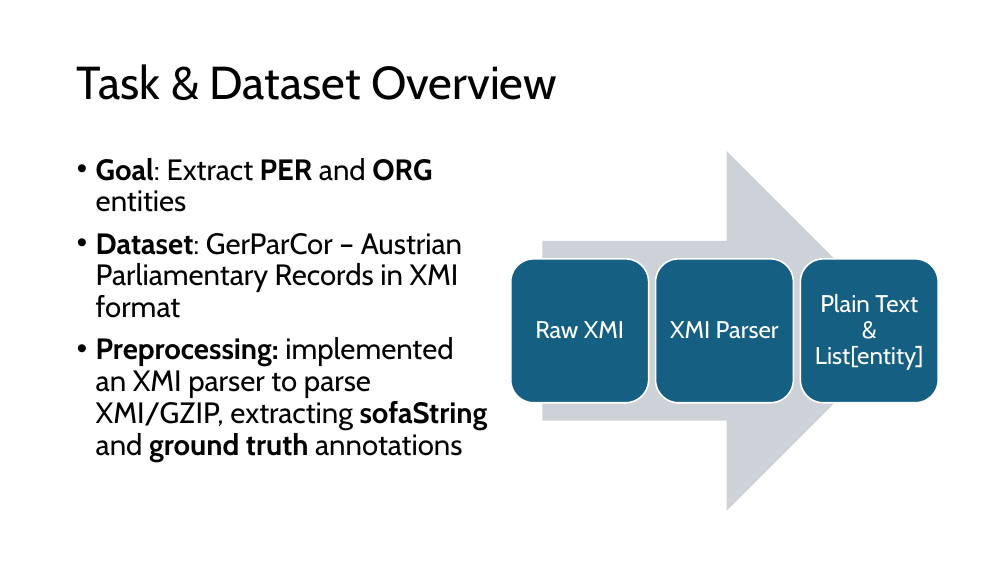
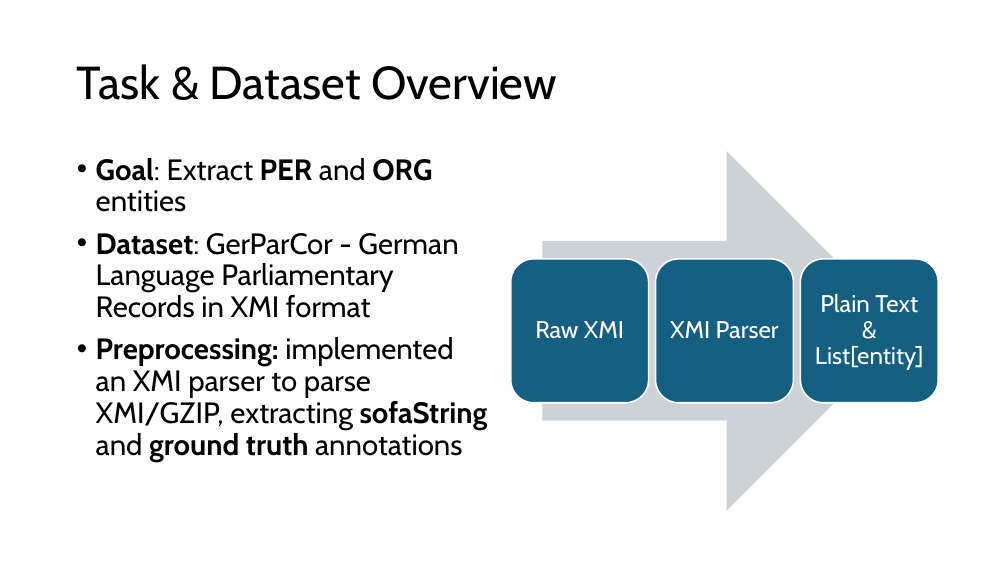
Before and after one commit to kiliankoeck/NLP, a slide deck: slide 2 of NLP-Group18.pptx. Drawn at 1008x567 pixels with LibreOffice and Linux fonts; fonts in the diff are those of the drawing. Boxes give left, top, right and bottom in pixels: in the first picture for what was removed or moved away, otherwise in the second. Text is boxed around its words. In the diff, an @@ line names an element or a change of style, - is before the commit and + after.

```diff
--- a/NLP-Group18.pptx
+++ b/NLP-Group18.pptx
@@ text at <box>96,233,458,318</box>: text changed @@
-• Dataset: GerParCor – Austrian Parliamentary Records in XMI format
+• Dataset: GerParCor - German Language Parliamentary Records in XMI format
```
Also in this commit, not shown: 6 other slides changed, 6 slides added, 5 slides removed.
